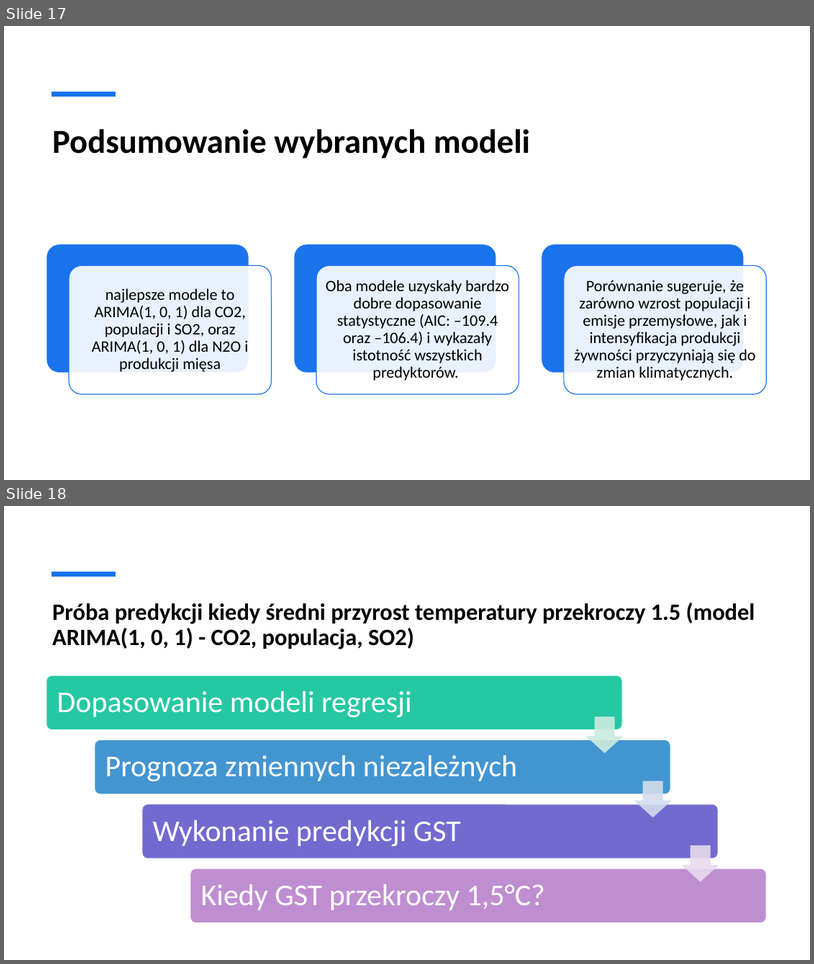
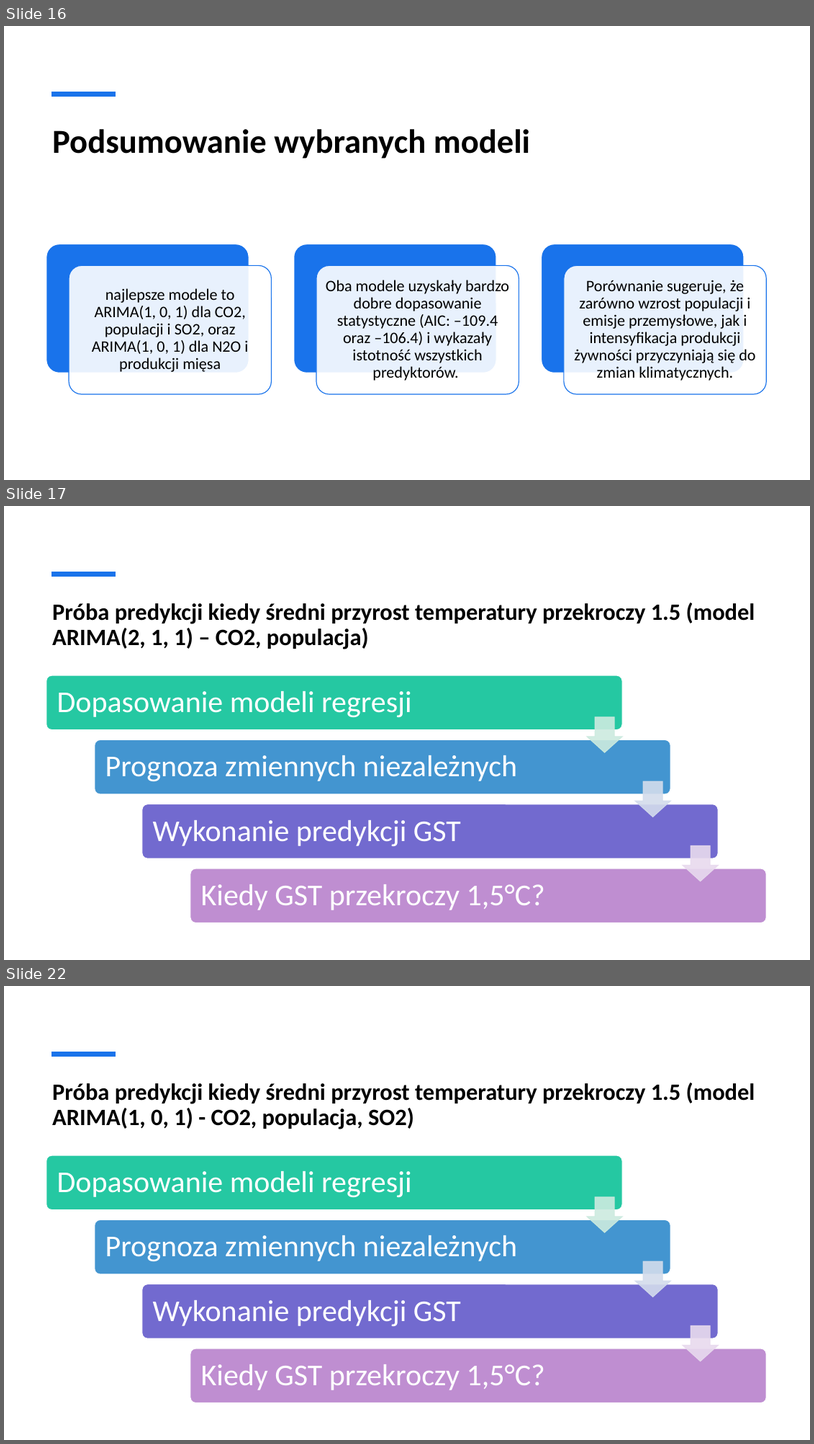
Before and after one commit to Joanna-Maslankiewicz/Analityka-Gospodarcza-sem2, a slide deck: Python/Projekt/projekt_python.pptx. Shown one above the other, each under a label of ours: slides 17 and 18 before the commit, slides 16, 17 and 22 after it; the slides between them are not shown. The pictures are 814x964 and 814x1444 pixels, drawn with LibreOffice and Linux fonts; fonts in the diff are those of the drawing. Boxes give left, top, right and bottom in pixels: in the first picture for what was removed or moved away, otherwise in the second. Text is boxed around its words. In the diff, an @@ line names an element or a change of style, - is before the commit and + after.

```diff
--- a/Python/Projekt/projekt_python.pptx
+++ b/Python/Projekt/projekt_python.pptx
@@ slide 17 added at [4, 506, 810, 960], background #FFFFFF @@
@@ line added from (52, 574) to (116, 574), #1973EB 6 pt @@
@@ title added at [52, 602, 756, 649], 27.9 pt, text #000000, bold @@
+Próba predykcji kiedy średni przyrost temperatury przekroczy 1.5 (model ARIMA(2, 1, 1) – CO2, populacja)
@@ group added at [46, 675, 767, 923]: 4 rounded rectangles, 4 texts, 3 down arrows @@
+Dopasowanie modeli regresji
+Prognoza zmiennych niezależnych
+Wykonanie predykcji GST
+Kiedy GST przekroczy 1,5°C?
@@ what was slide 17 is now slide 16 @@
@@ what was slide 18 is now slide 22 @@
```
Also in this commit, not shown: 2 slides changed, 4 other slides added, 1 slide removed.
